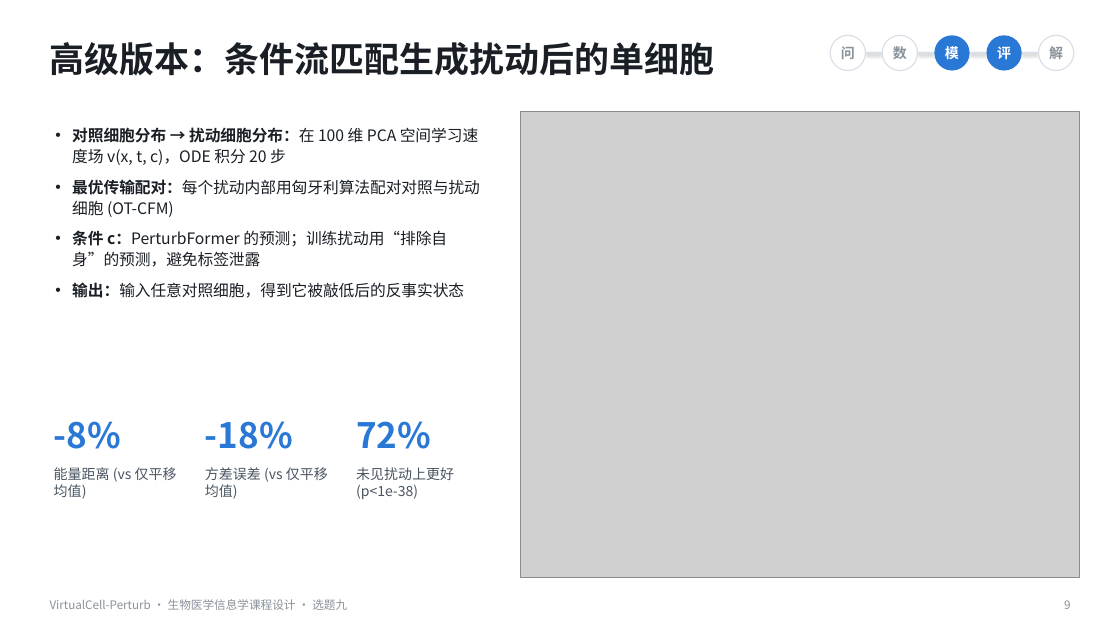
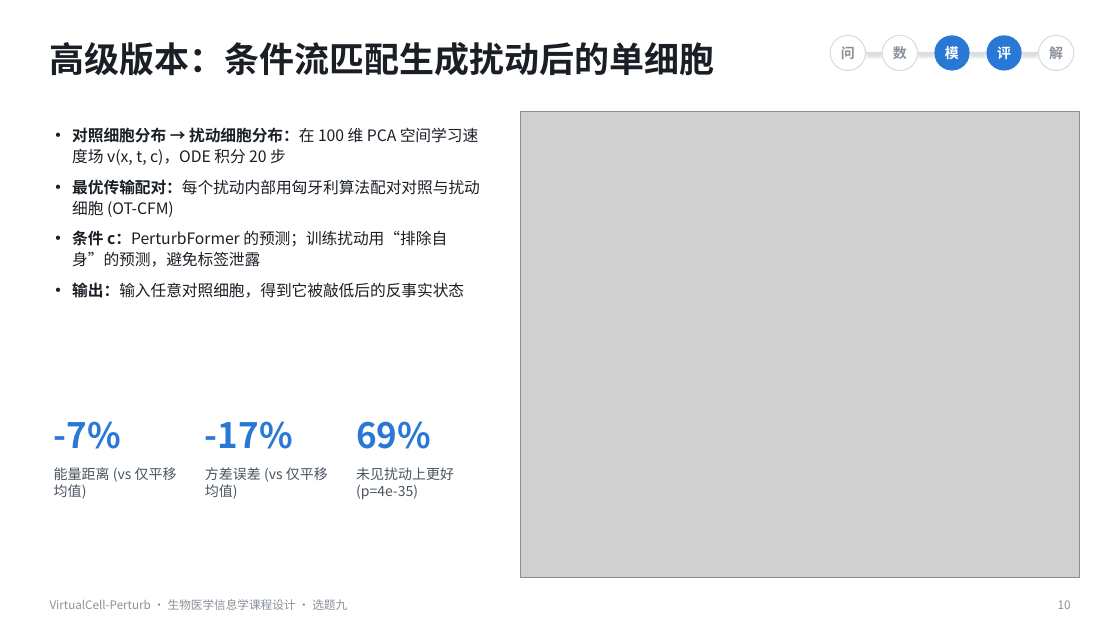
Before and after one commit to GuTianshuo/VirtualCell-Perturb, a slide deck: slide 10 of docs/VirtualCell-Perturb_汇报.pptx (slide 9 before the commit). Drawn at 1120x630 pixels with LibreOffice and Linux fonts; fonts in the diff are those of the drawing; grey boxes stand for pictures. Boxes give left, top, right and bottom in pixels: in the first picture for what was removed or moved away, otherwise in the second. Text is boxed around its words. In the diff, an @@ line names an element or a change of style, - is before the commit and + after.

```diff
--- a/docs/VirtualCell-Perturb_汇报.pptx
+++ b/docs/VirtualCell-Perturb_汇报.pptx
@@ text at bbox=[54, 421, 121, 449]: text changed @@
--8%
+-7%
@@ text at bbox=[205, 421, 293, 449]: text changed @@
--18%
+-17%
@@ text at bbox=[356, 421, 431, 449]: text changed @@
-72%
+69%
@@ text at bbox=[356, 467, 454, 499]: text changed @@
-未见扰动上更好 (p<1e-38)
+未见扰动上更好 (p=4e-35)
@@ text at bbox=[1058, 600, 1071, 609]: text changed @@
-9
+10
```
Also in this commit, not shown: 11 other slides changed, 1 slide added, 51 other files.
